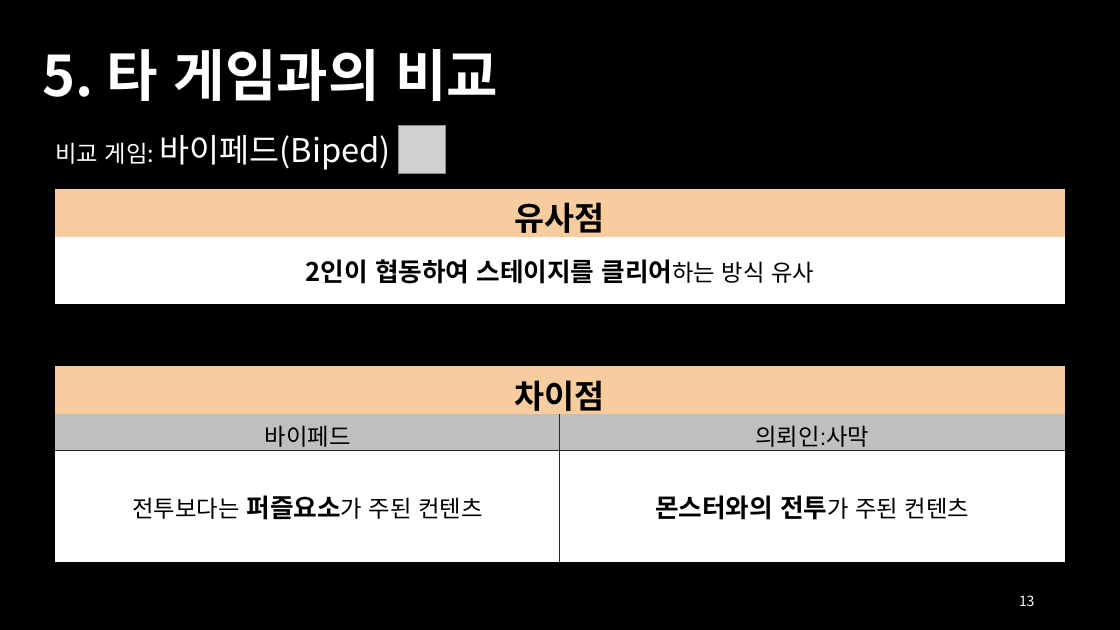
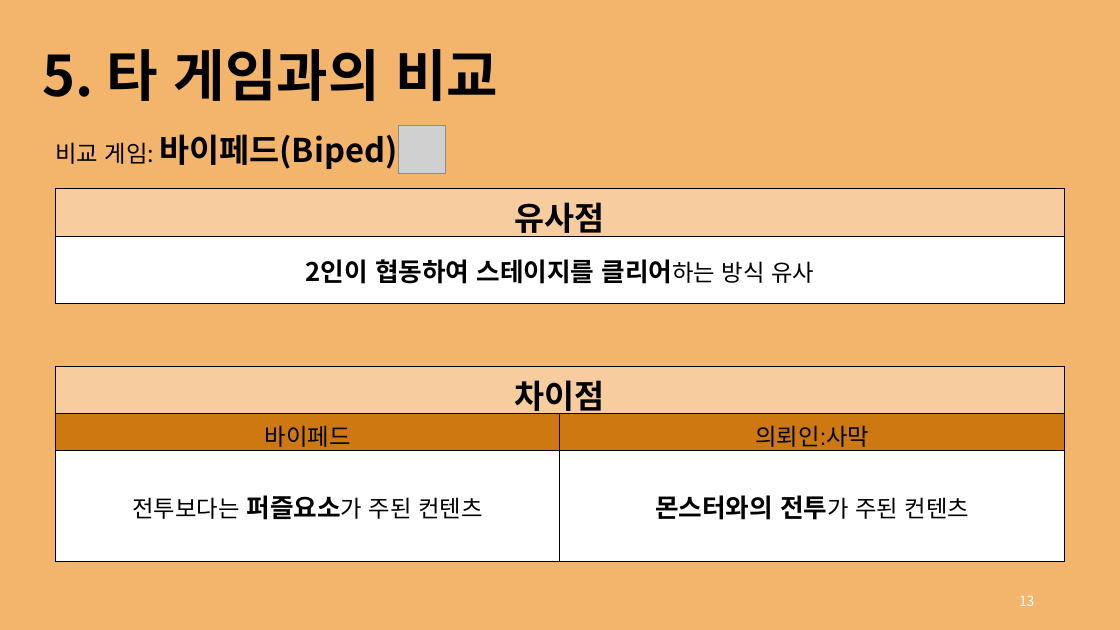
Before and after one commit to rg7155/2022KPU_GameProject, a slide deck: slide 13 of 의뢰인.pptx. Drawn at 1120x630 pixels with LibreOffice and Linux fonts; fonts in the diff are those of the drawing; grey boxes stand for pictures. Boxes give left, top, right and bottom in pixels: in the first picture for what was removed or moved away, otherwise in the second. Text is boxed around its words. In the diff, an @@ line names an element or a change of style, - is before the commit and + after.

```diff
--- a/의뢰인.pptx
+++ b/의뢰인.pptx
@@ background #000000 to #F3B56C @@
@@ text "5. 타 게임과의 비교" at [43,49,498,101]: text colour #FFFFFF to #000000 @@
@@ text "비교 게임: 바이페드(Biped)" at [55,134,398,169]: text colour #FFFFFF to #000000; bold on in "바이페드(Biped)" @@
@@ table at [55,189,1065,304] @@
@@ borders changed @@
@@ table at [55,366,1065,562] @@
@@ fill #BFBFBF to #CD7811 in row 2 @@
@@ borders changed @@
```
Also in this commit, not shown: 14 other slides changed, 1 slide added, 1 slide removed.
